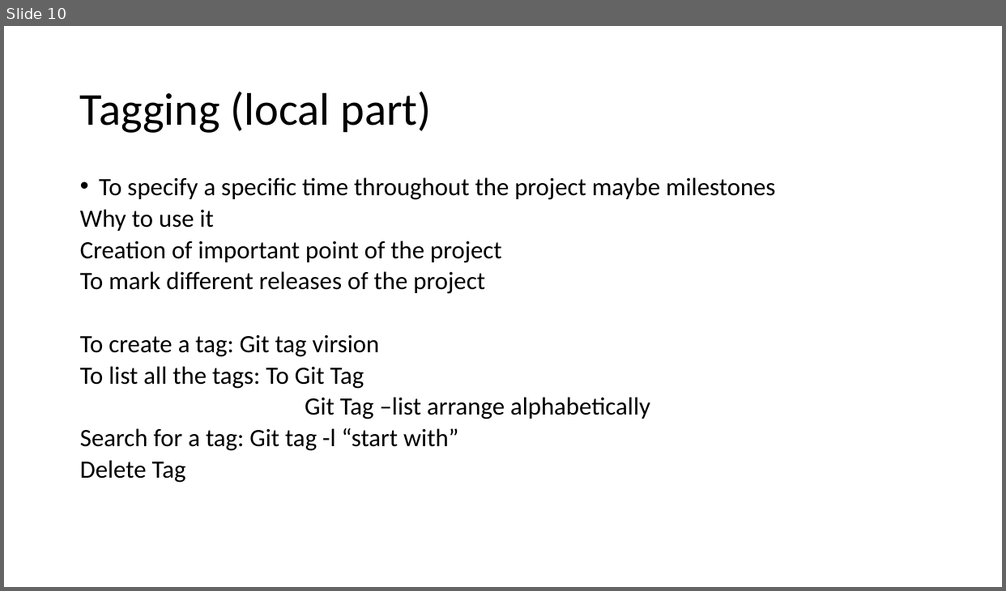
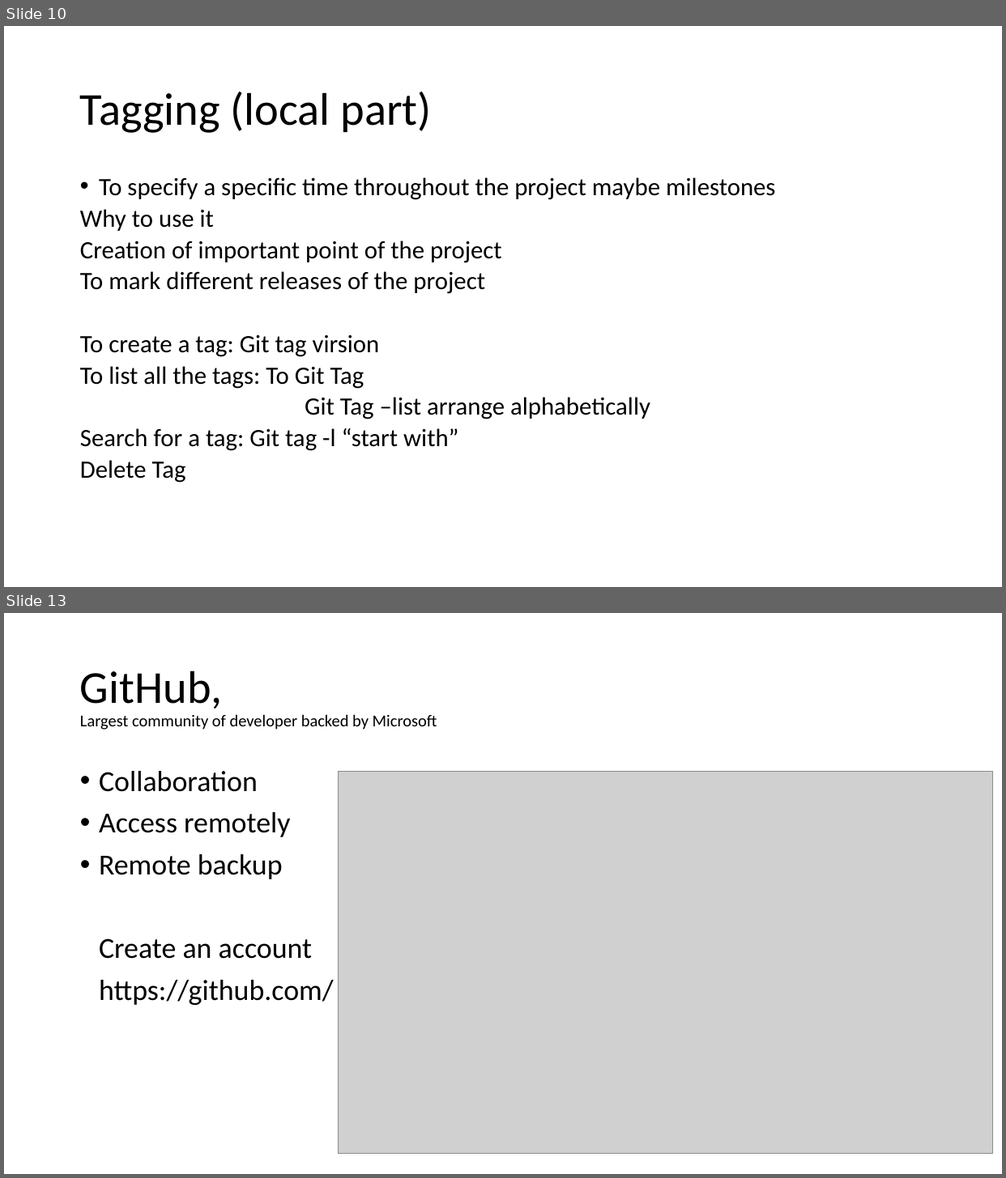
Before and after one commit to Kawthersaeedi/GitProgictTo-learn-, a slide deck: Git and Github ppt.odp. Shown one above the other, each under a label of ours: slide 10 before the commit, slides 10 and 13 after it; the slides between them are not shown. The pictures are 1006x591 and 1006x1178 pixels, drawn with LibreOffice and Linux fonts; fonts in the diff are those of the drawing; grey boxes stand for pictures. Boxes give left, top, right and bottom in pixels: in the first picture for what was removed or moved away, otherwise in the second. Text is boxed around its words. In the diff, an @@ line names an element or a change of style, - is before the commit and + after.

```diff
--- a/Git and Github ppt.odp
+++ b/Git and Github ppt.odp
@@ slide 13 added at box(4, 613, 1002, 1174), background #FFFFFF @@
@@ title added at box(80, 671, 437, 730), 16 pt, text #000000 @@
+GitHub,
+Largest community of developer backed by Microsoft
@@ text added at box(99, 771, 334, 1005), 28 pt, text #000000 @@
+• Collaboration
+• Access remotely
+• Remote backup
+Create an account
+https://github.com/
@@ picture added at box(339, 771, 993, 1154) @@
```
Also in this commit, not shown: 1 slide changed, 9 other slides added, 7 other files.
